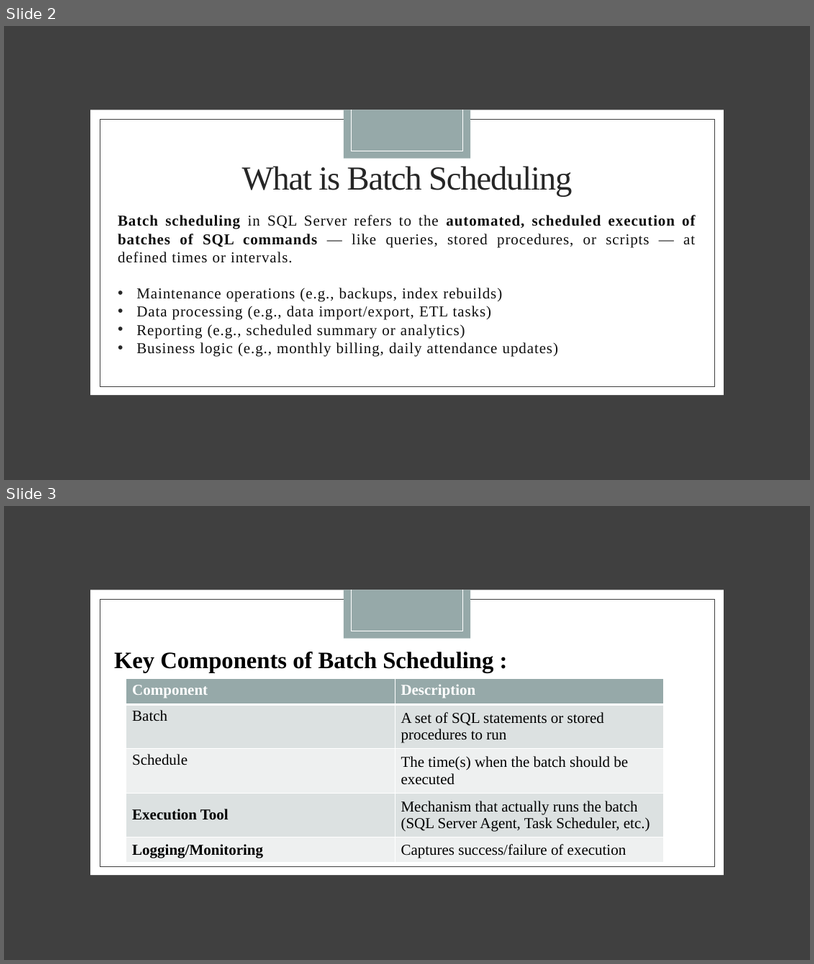
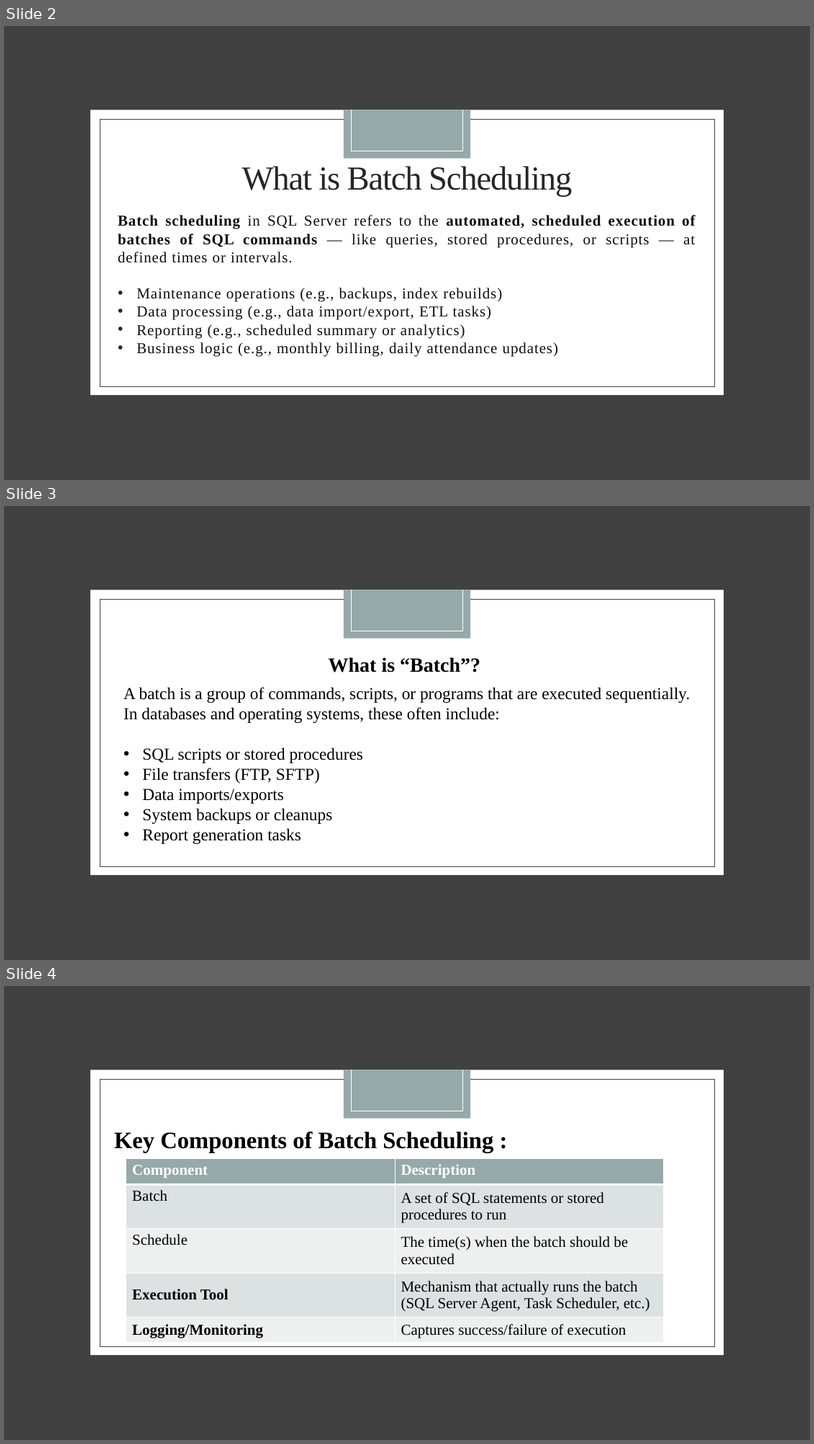
Before and after one commit to MRYASHPS999/.NETCorePractice, a slide deck: Notes/Batch Scheduling.pptx. Shown one above the other, each under a label of ours: slides 2 and 3 before the commit, slides 2, 3 and 4 after it. The pictures are 814x964 and 814x1444 pixels, drawn with LibreOffice and Linux fonts; fonts in the diff are those of the drawing. Boxes give left, top, right and bottom in pixels: in the first picture for what was removed or moved away, otherwise in the second. Text is boxed around its words. In the diff, an @@ line names an element or a change of style, - is before the commit and + after.

```diff
--- a/Notes/Batch Scheduling.pptx
+++ b/Notes/Batch Scheduling.pptx
@@ slide 3 added at (4,506,810,960), background #FFFFFF; not listed: 7 template elements that a slide beside it also shows @@
@@ text added at (329,657,481,672), 24 pt, text #000000, bold @@
+What is “Batch”?
@@ text added at (124,687,690,844), 20 pt, text #000000 @@
+A batch is a group of commands, scripts, or programs that are executed sequentially. In databases and operating systems, these often include:
+• SQL scripts or stored procedures
+• File transfers (FTP, SFTP)
+• Data imports/exports
+• System backups or cleanups
+• Report generation tasks
@@ what was slide 3 is now slide 4 @@
```
Also in this commit, not shown: 2 other slides added, 2 slides removed.
